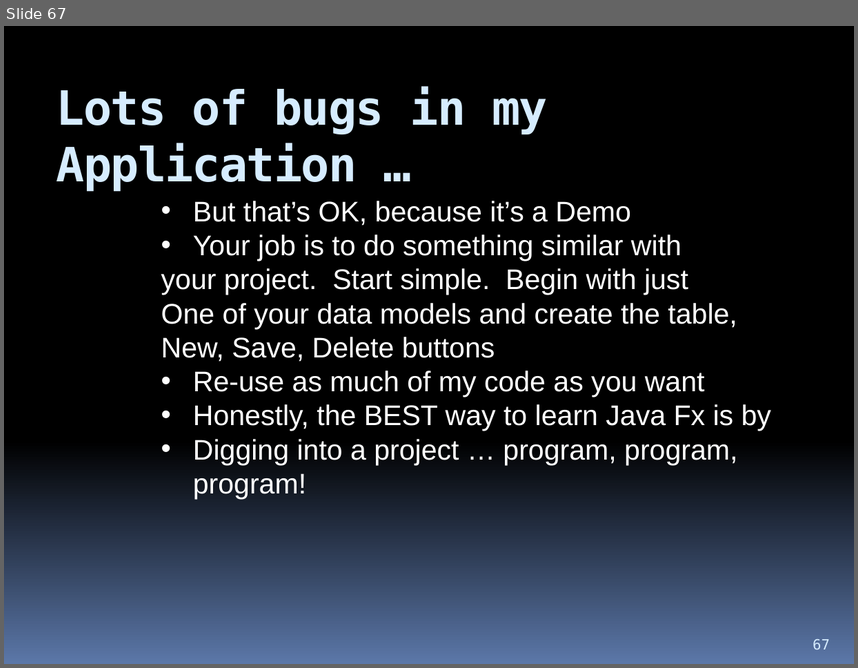
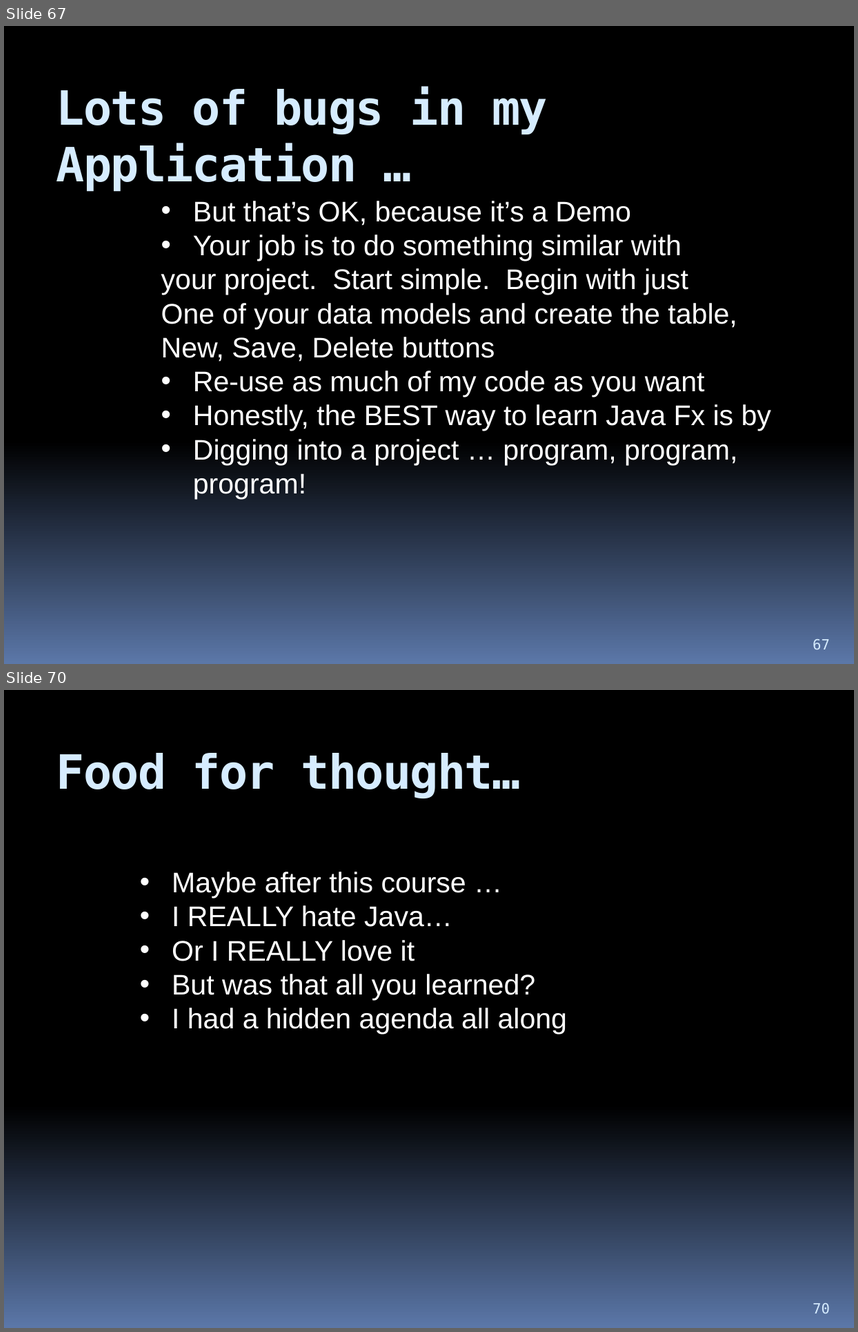
Before and after one commit to hchan/comp2613, a slide deck: coursePresentation.pptx. Shown one above the other, each under a label of ours: slide 67 before the commit, slides 67 and 70 after it; the slides between them are not shown. The pictures are 858x668 and 858x1332 pixels, drawn with LibreOffice and Linux fonts; fonts in the diff are those of the drawing. Boxes give left, top, right and bottom in pixels: in the first picture for what was removed or moved away, otherwise in the second. Text is boxed around its words. In the diff, an @@ line names an element or a change of style, - is before the commit and + after.

```diff
--- a/coursePresentation.pptx
+++ b/coursePresentation.pptx
@@ slide 70 added at <box>4,690,854,1328</box>, background gradient #000000 to #5B77A8 @@
@@ title added at <box>56,753,520,799</box>, 40 pt, text #D6ECFF, bold @@
+Food for thought…
@@ text added at <box>172,871,567,1034</box>, 24 pt, text #FFFFFF @@
+• Maybe after this course …
+• I REALLY hate Java…
+• Or I REALLY love it
+• But was that all you learned?
+• I had a hidden agenda all along
@@ page number added at <box>813,1303,830,1313</box>, 12 pt, text #D6ECFF @@
+70
```
Also in this commit, not shown: 7 other slides added, 1 other file.
